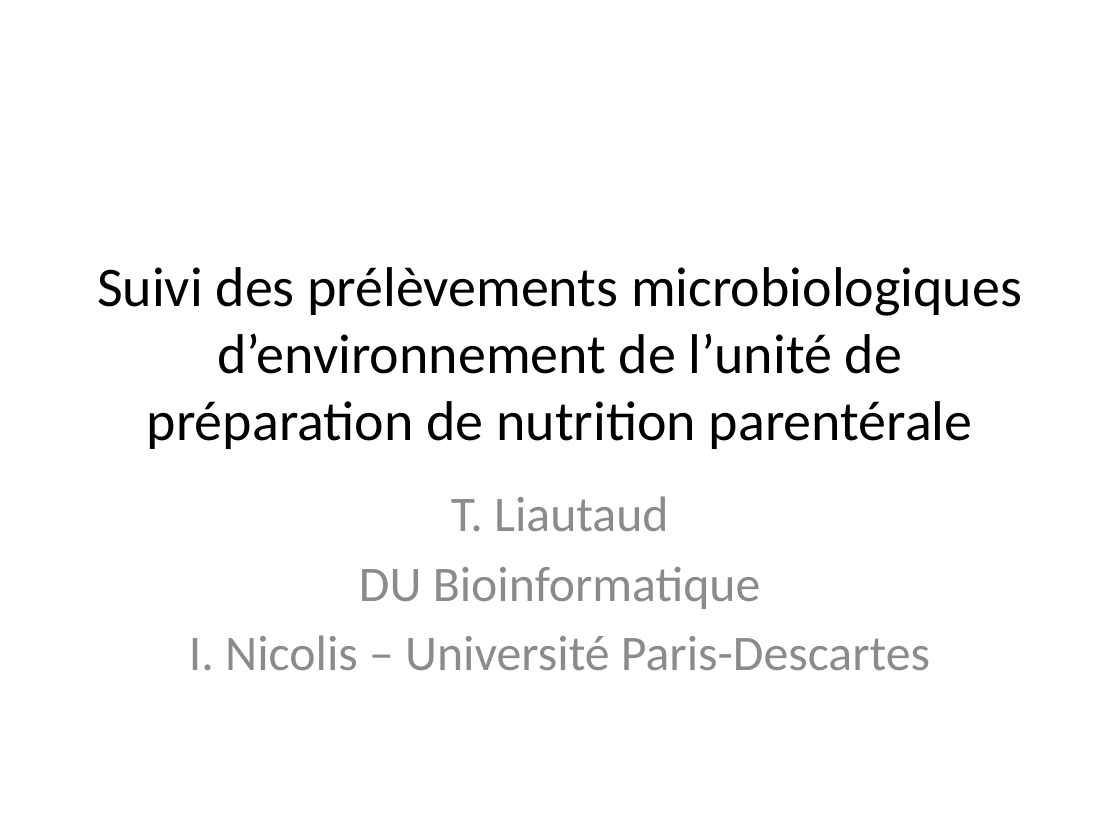
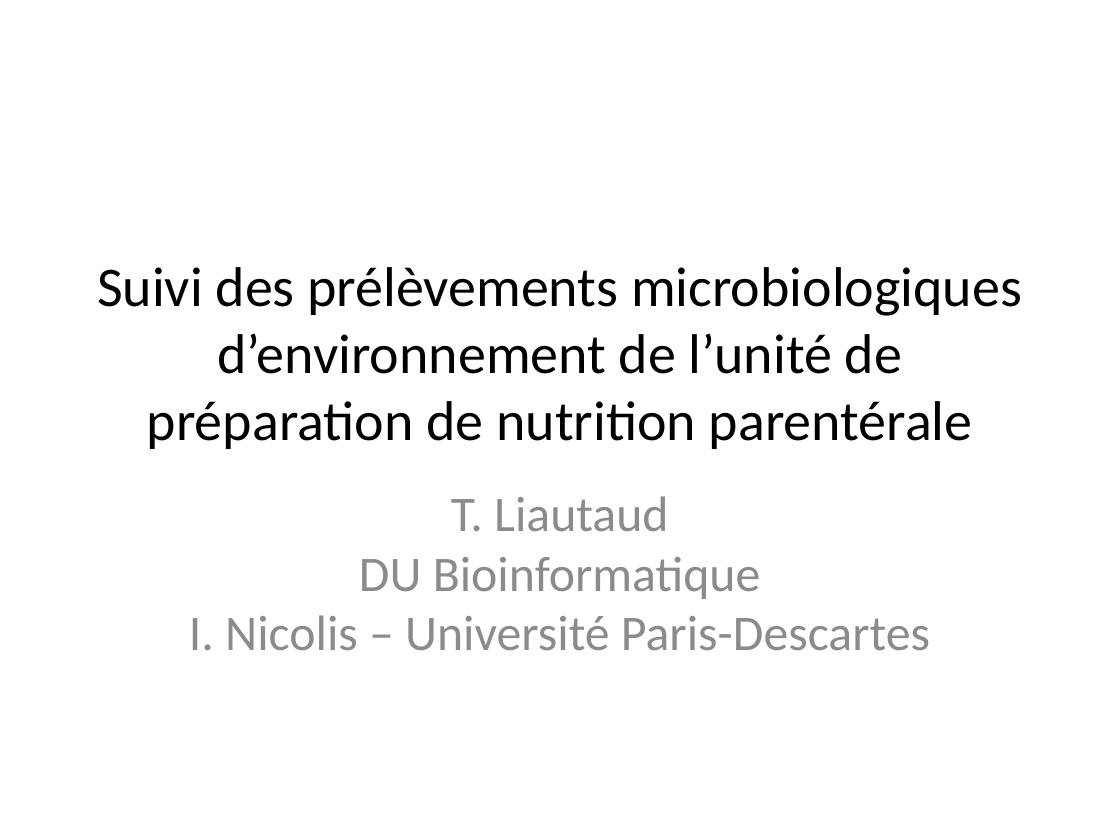
Before and after one commit to liavtavo/controle_microbio, a slide deck: slide 1 of php.pptx. Drawn at 1120x840 pixels with LibreOffice and Linux fonts; fonts in the diff are those of the drawing. Boxes give left, top, right and bottom in pixels: in the first picture for what was removed or moved away, otherwise in the second. Text is boxed around its words. In the diff, an @@ line names an element or a change of style, - is before the commit and + after.

```diff
--- a/php.pptx
+++ b/php.pptx
@@ text "T. Liautaud" at box(189, 496, 930, 650): text colour #8C8C8C to #8B8B8B; less space between paragraphs @@
```
Also in this commit, not shown: 13 other slides changed, 1 other file.
